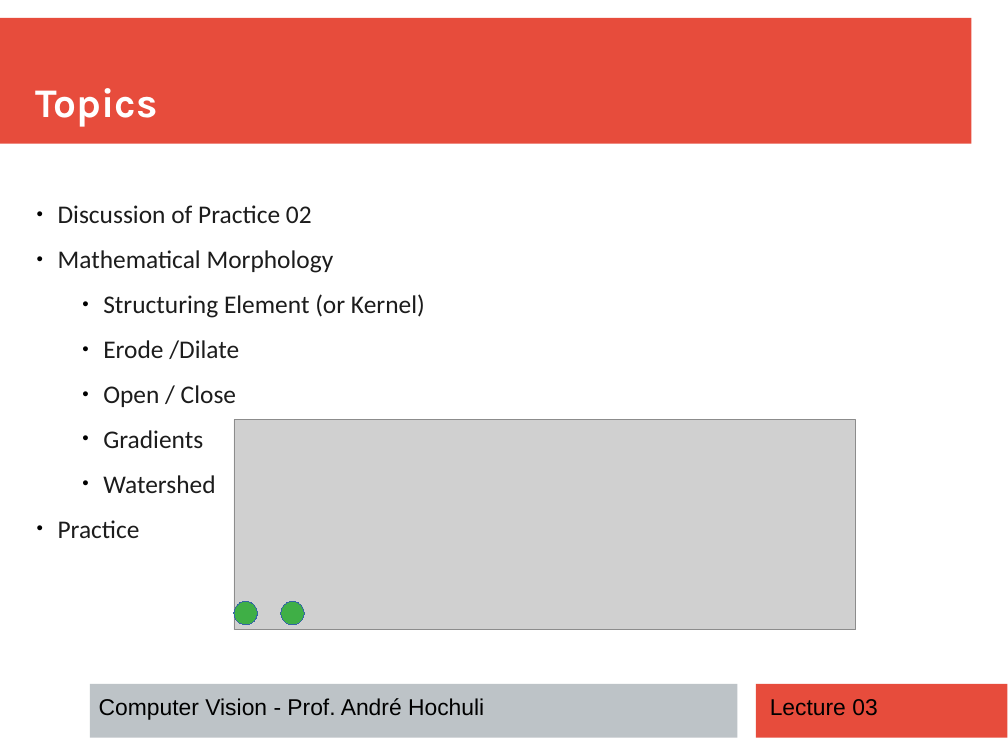
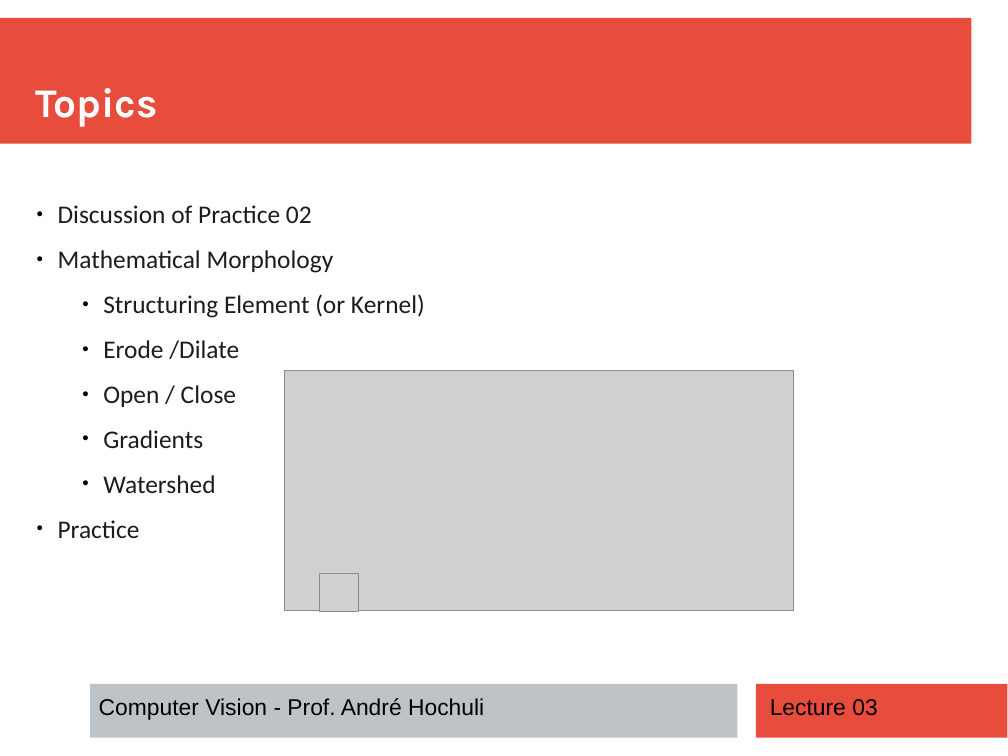
Before and after one commit to andrehochuli/teaching, a slide deck: slide 2 of ComputerVision/Lecture 03 - Morphology/Lecture 03 - Morphology.pptx. Drawn at 1008x756 pixels with LibreOffice and Linux fonts; fonts in the diff are those of the drawing; grey boxes stand for pictures. Boxes give left, top, right and bottom in pixels: in the first picture for what was removed or moved away, otherwise in the second. Text is boxed around its words. In the diff, an @@ line names an element or a change of style, - is before the commit and + after.

```diff
--- a/ComputerVision/Lecture 03 - Morphology/Lecture 03 - Morphology.pptx
+++ b/ComputerVision/Lecture 03 - Morphology/Lecture 03 - Morphology.pptx
@@ picture: place and size @@
-picture at [234, 420, 856, 630]
+picture at [284, 370, 794, 611]
@@ picture added at [319, 574, 359, 612] @@
@@ ellipse removed at [234, 601, 258, 625] @@
@@ ellipse removed at [281, 602, 305, 626] @@
```
Also in this commit, not shown: 1 other file.
